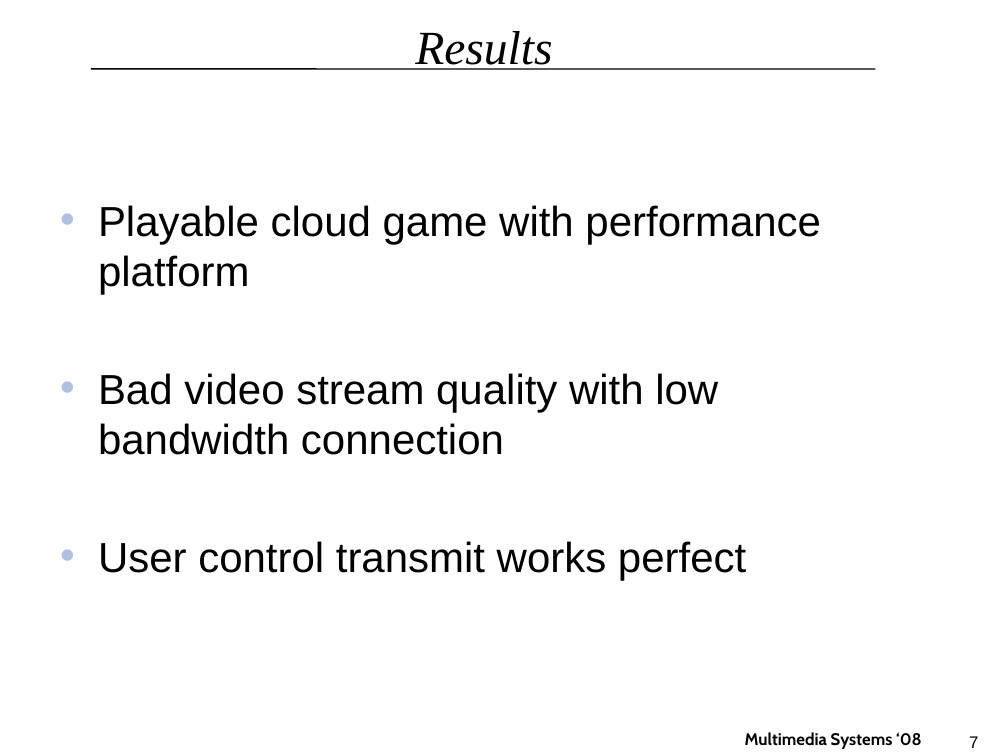
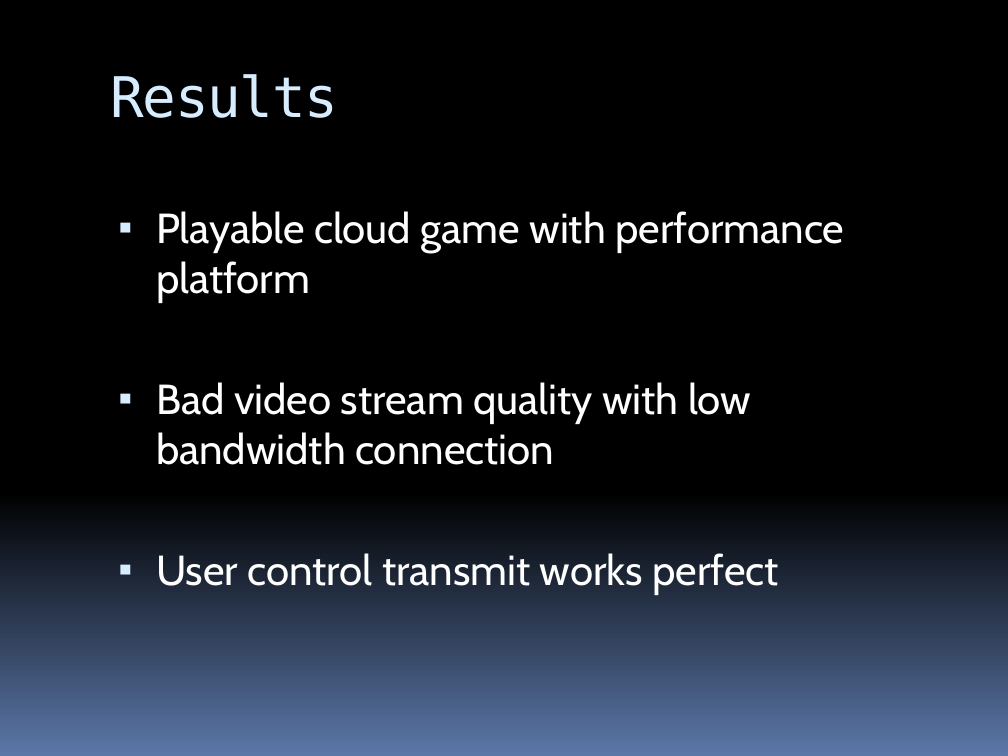
Before and after one commit to tv/C-WG3-1, a slide deck: slide 7 of docs/MMS_Final_Presentation.pptx. Drawn at 1008x756 pixels with LibreOffice and Linux fonts; fonts in the diff are those of the drawing; background and template pictures are left out. Boxes give left, top, right and bottom in pixels: in the first picture for what was removed or moved away, otherwise in the second. Text is boxed around its words. In the diff, an @@ line names an element or a change of style, - is before the commit and + after.

Commit message:
less mistakes, more style

```diff
--- a/docs/MMS_Final_Presentation.pptx
+++ b/docs/MMS_Final_Presentation.pptx
@@ background #FFFFFF to gradient #000000 to #5B77A8 @@
@@ title "Results": place and size @@
-title "Results" at box(415, 31, 552, 70)
+title "Results" at box(111, 74, 338, 118)
@@ title "Results" at box(111, 74, 338, 118): size 34 to 40 pt, font Times New Roman to DejaVu Sans Mono, text colour #000000 to #D6ECFF, letter spacing 0 to -1 pt, italic off; alignment centre to left; vertical alignment middle to top @@
@@ line removed from (91, 69) to (875, 69) @@
@@ text "Playable cloud game with performance ...": place and size @@
-text "Playable cloud game with performance ..." at box(98, 205, 821, 580)
+text "Playable cloud game with performance ..." at box(156, 211, 844, 595)
@@ text "Playable cloud game with performance ..." at box(156, 211, 844, 595): font Arial to Cabin, text colour #000000 to #FFFFFF; bullet • to ▪; more space between paragraphs; bullet colour #ADC0DF to #D6ECFF @@
@@ text removed at box(745, 732, 922, 749) @@
-Multimedia Systems ‘08
@@ page number removed at box(969, 736, 978, 748) @@
-7
```
Also in this commit, not shown: 9 other slides changed.
